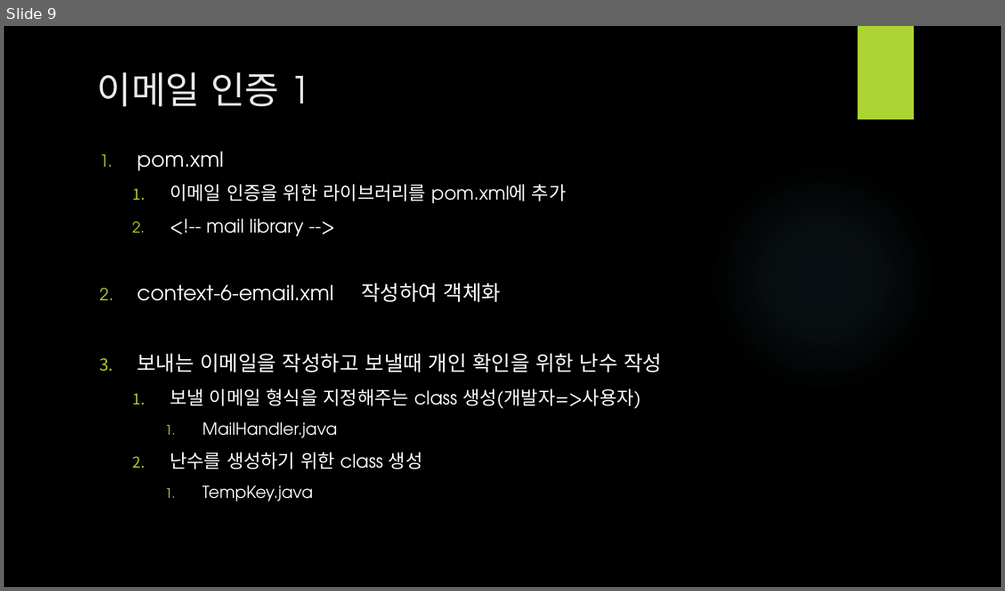
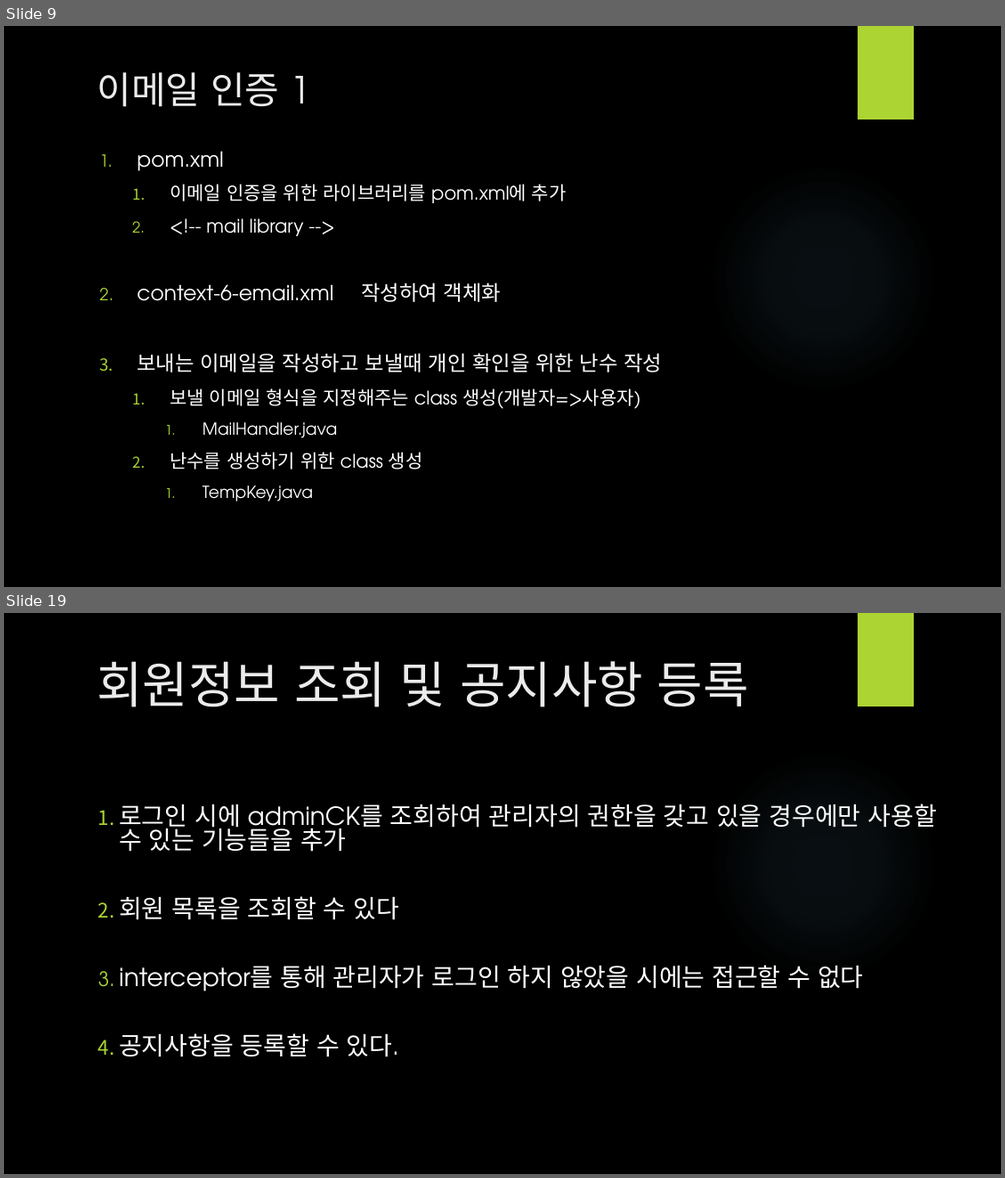
Before and after one commit to LDWon/1teamProject, a slide deck: 1조 실종자게시판_이동원.pptx. Shown one above the other, each under a label of ours: slide 9 before the commit, slides 9 and 19 after it; the slides between them are not shown. The pictures are 1005x591 and 1005x1178 pixels, drawn with LibreOffice and Linux fonts; fonts in the diff are those of the drawing; background and template pictures are left out. Boxes give left, top, right and bottom in pixels: in the first picture for what was removed or moved away, otherwise in the second. Text is boxed around its words. In the diff, an @@ line names an element or a change of style, - is before the commit and + after.

```diff
--- a/1조 실종자게시판_이동원.pptx
+++ b/1조 실종자게시판_이동원.pptx
@@ slide 19 added at (4,613,1001,1174), background picture (left out); not listed: 2 template elements that a slide beside it also shows @@
@@ title added at (97,661,749,707), 48 pt, text #EBEBEB @@
+회원정보 조회 및 공지사항 등록
@@ text added at (119,803,936,1057), 24 pt, text #FFFFFF @@
+1. 로그인 시에 adminCK를 조회하여 관리자의 권한을 갖고 있을 경우에만 사용할 수 있는 기능들을 추가
+2. 회원 목록을 조회할 수 있다
+3. interceptor를 통해 관리자가 로그인 하지 않았을 시에는 접근할 수 없다
+4. 공지사항을 등록할 수 있다.
```
Also in this commit, not shown: 2 slides changed, 16 other slides added.
